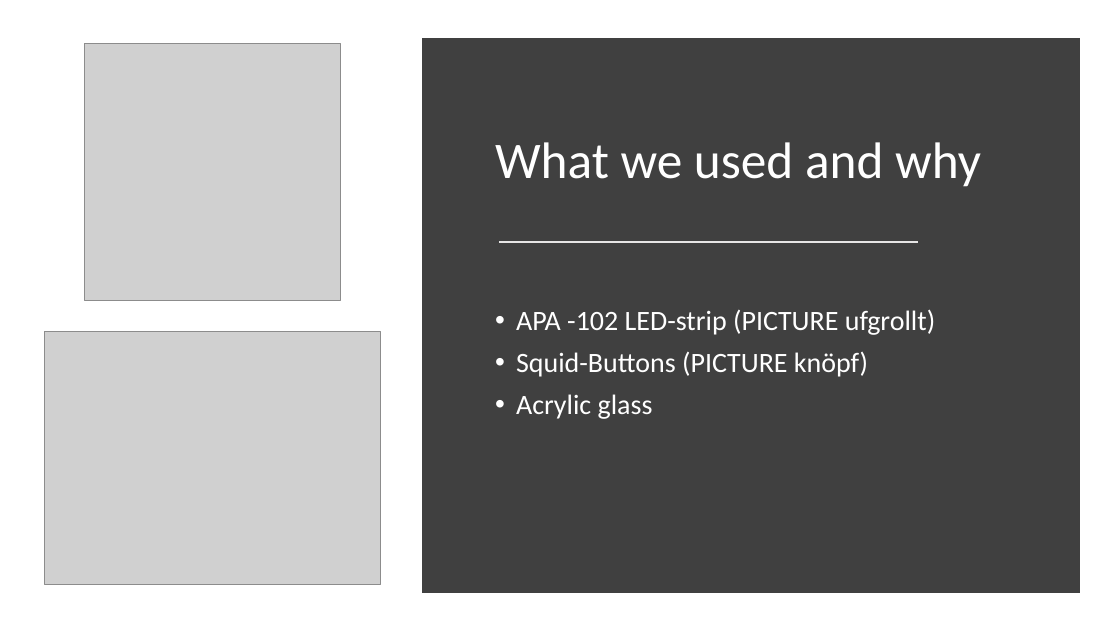
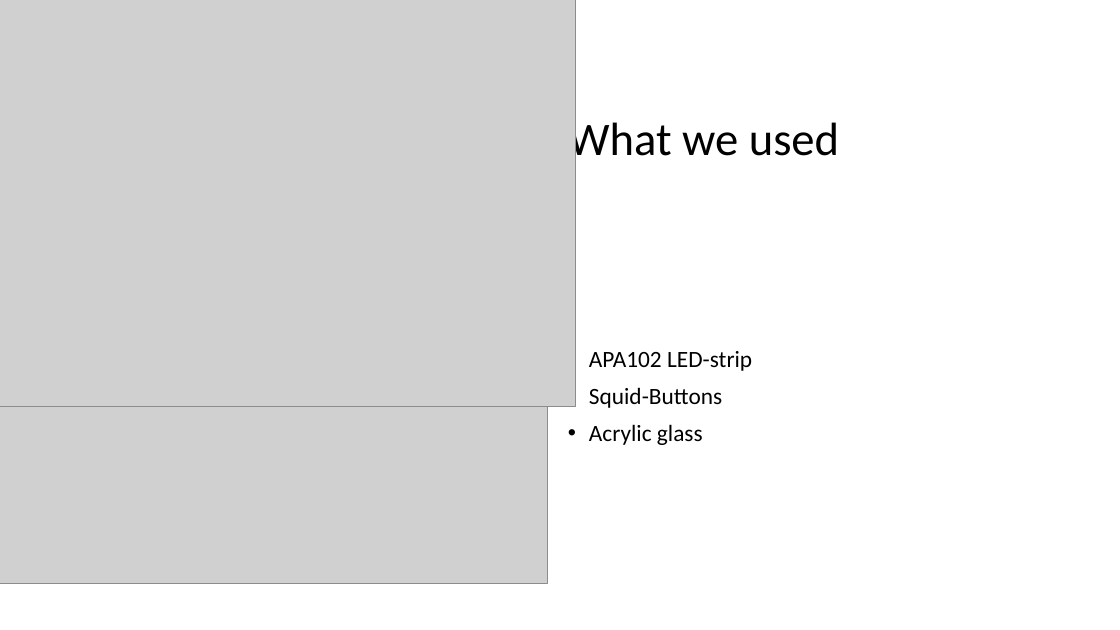
Before and after one commit to mpas97/LEDtrix, a slide deck: slide 3 of Bericht/Presentation.pptx. Drawn at 1120x630 pixels with LibreOffice and Linux fonts; fonts in the diff are those of the drawing; grey boxes stand for pictures; background and template pictures are left out. Boxes give left, top, right and bottom in pixels: in the first picture for what was removed or moved away, otherwise in the second. Text is boxed around its words. In the diff, an @@ line names an element or a change of style, - is before the commit and + after.

Commit message:
final presentation

```diff
--- a/Bericht/Presentation.pptx
+++ b/Bericht/Presentation.pptx
@@ picture: place and size @@
-picture at box(84, 44, 340, 300)
+picture at box(0, 0, 576, 407)
@@ rectangle removed at box(428, 44, 1074, 587) @@
@@ title at box(568, 116, 839, 167): text changed; size 44 to 40 pt; text colour #FFFFFF to #000000 @@
-What we used and why
+What we used
@@ picture: place and size @@
-picture at box(45, 332, 381, 584)
+picture at box(0, 230, 547, 584)
@@ text "APA102 LED-strip": place and size @@
-text "APA102 LED-strip" at box(516, 309, 935, 419)
+text "APA102 LED-strip" at box(589, 351, 752, 445)
@@ text "APA102 LED-strip" at box(589, 351, 752, 445): vertical alignment top to middle @@
@@ line removed from (499, 243) to (918, 243) @@
@@ text at box(589, 351, 752, 408): text changed; size 24 to 20 pt; text colour #FFFFFF to #000000 @@
-• APA -102 LED-strip (PICTURE ufgrollt)
-• Squid-Buttons (PICTURE knöpf)
+• APA102 LED-strip
+• Squid-Buttons
@@ text at box(589, 424, 703, 445): size 24 to 20 pt, text colour #FFFFFF to #000000 in "Acrylic glass" @@
```
Also in this commit, not shown: 3 other slides changed, 1 slide added, 1 slide removed, 1 other file.
